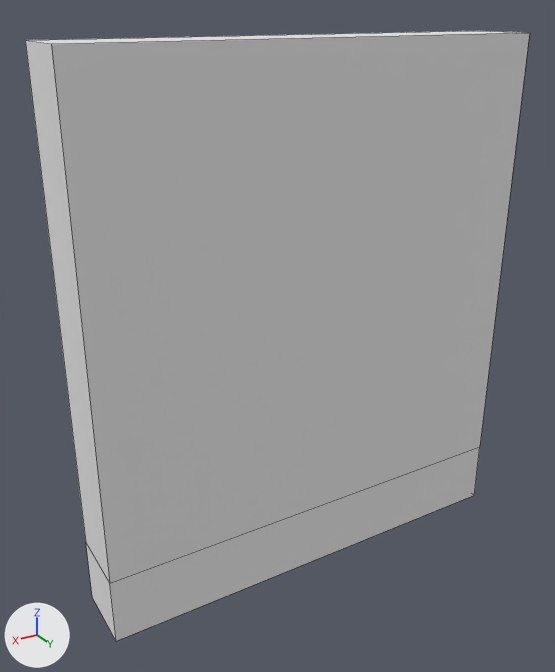
The FBX model GRAVYRINTH/Assets/RINCK/object/f_finaldoor.fbx: old version first, new version second.
Rendered twice from a 50 mm camera at (0.322, 0.494, 0.433) aimed at (0.021, -0.008, 0.183). Lighting does not change. The marker at lower left points along +X, +Y and +Z. Mesh edges are drawn as thin lines. Where no turn or scale is listed for an object, it has been applied to the vertices.

Names of what the first picture shows: 'f_finaldooraura'.
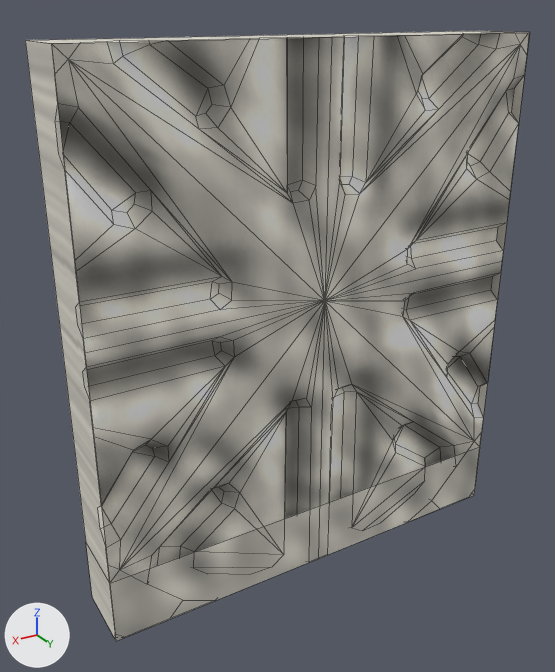
Boxes (x1, y1, x2, y2) around the edits, measured in the pictures (555 x 672 px):
```json
{"object": "f_finaldoor", "change": "now drawn", "after": [25, 31, 529, 636]}
{"part": 1, "of": "me_f_finaldooraura", "change": "recoloured", "before": [51, 33, 530, 583]}
```

Edits to the scene script, one JSON object a line:
```json
{"op": "add", "block": "img_f_ground_png", "code": ["img_f_ground_png = load_image('f_ground.png', 'f_ground.png', 512, 512, 'sRGB')"]}
{"op": "add", "block": "img_object1_png", "code": ["img_object1_png = load_image('object1.png', 'object1.png', 1024, 1024, 'sRGB')"]}
{"op": "add", "block": "img_aura_png", "code": ["img_aura_png = load_image('aura.png', 'aura.png', 256, 256, 'sRGB')"]}
{"op": "add", "block": "mat_f_ground", "code": ["mat_f_ground = principled_material('f_ground')", "mat_f_ground.texture = img_f_ground_png  # with its transparency", "mat_f_ground.roughness = 0.776"]}
{"op": "add", "block": "mat_object1", "code": ["mat_object1 = principled_material('object1')", "mat_object1.texture = img_object1_png  # with its transparency", "mat_object1.roughness = 1.0"]}
{"op": "add", "block": "mat_aura", "code": ["mat_aura = principled_material('aura')", "mat_aura.texture = img_aura_png  # with its transparency", "mat_aura.roughness = 1.0"]}
{"block": "me_f_finaldoor", "where": "# used by ob_f_finaldoor; location = (0.0, 0.0, 0.0)"}
{"op": "remove", "block": "me_f_finaldoor", "code": "me_f_finaldoor.from_pydata(...)  # 0 vertices, 0 faces; spans empty"}
{"op": "add", "block": "me_f_finaldoor", "code": "me_f_finaldoor.from_pydata(...)  # 293 vertices, 279 faces; spans x -0.193..0.192, y -0.029..0.028, z -0.029..0.414"}
{"block": "me_f_finaldoor", "change": "me_f_finaldoor part 2: the whole mesh is rebuilt"}
{"op": "add", "block": "me_f_finaldoor", "code": "me_f_finaldoor.materials.append(mat_f_ground)  # picture img_f_ground_png"}
{"op": "add", "block": "me_f_finaldoor", "code": "me_f_finaldoor.materials.append(mat_object1)  # picture img_object1_png"}
{"block": "me_f_finaldooraura", "where": "me_f_finaldooraura.from_pydata(...)  # 12 vertices, 10 faces; spans x -0.192..0.192, y -0.029..0.029, z -0.029..0.413"}
{"block": "me_f_finaldooraura", "where": "# used by ob_f_finaldooraura; location = (0.0, 0.0, 0.0)"}
{"op": "remove", "block": "me_f_finaldooraura", "code": "me_f_finaldooraura.materials.append(mat_mat1)  # white #e7e7e7"}
{"block": "me_f_finaldooraura", "change": "me_f_finaldooraura part 1: the 1 face centred in x 0.0, y 0.029, z 0.221 switches from mat_mat1 (white #e7e7e7) to mat_aura (picture img_aura_png)"}
{"op": "add", "block": "me_f_finaldooraura", "code": "me_f_finaldooraura.materials.append(mat_f_ground)  # picture img_f_ground_png"}
{"op": "add", "block": "me_f_finaldooraura", "code": "me_f_finaldooraura.materials.append(mat_aura)  # picture img_aura_png"}
```
